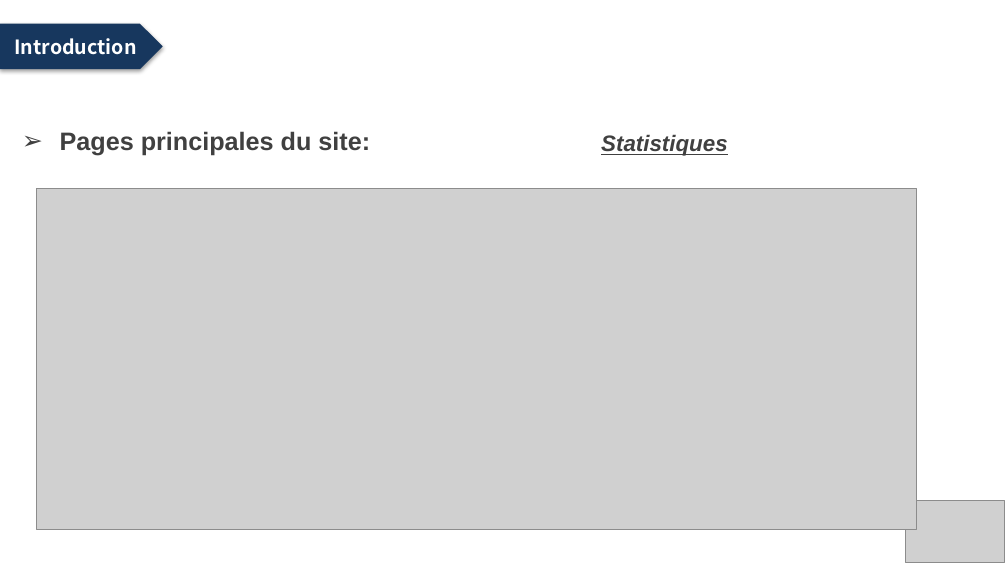
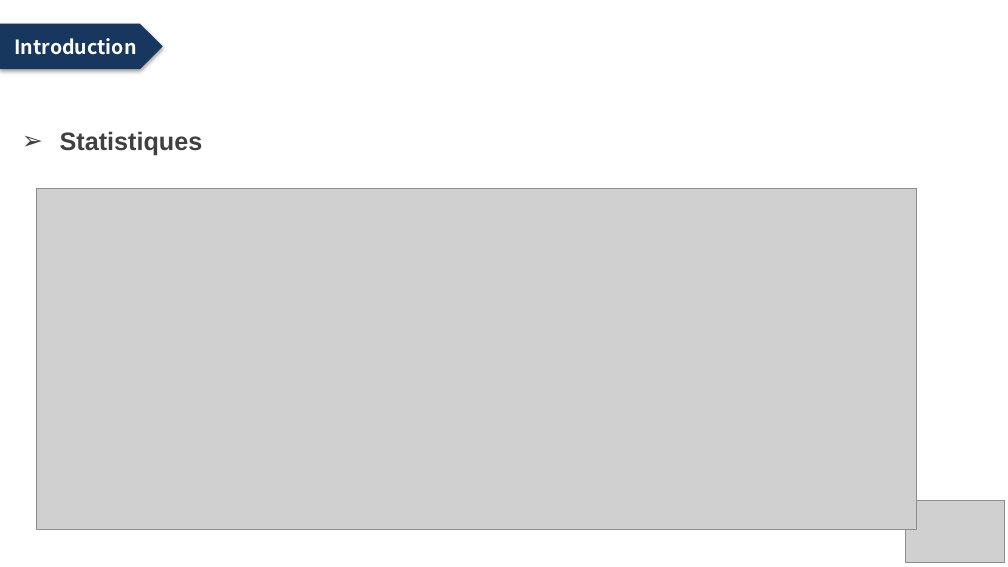
Before and after one commit to zeknoun/yourjob1, a slide deck: slide 6 of Presentation_projetV2.pptx. Drawn at 1008x567 pixels with LibreOffice and Linux fonts; fonts in the diff are those of the drawing; grey boxes stand for pictures; background and template pictures are left out. Boxes give left, top, right and bottom in pixels: in the first picture for what was removed or moved away, otherwise in the second. Text is boxed around its words. In the diff, an @@ line names an element or a change of style, - is before the commit and + after.

```diff
--- a/Presentation_projetV2.pptx
+++ b/Presentation_projetV2.pptx
@@ title at bbox=[60, 131, 203, 156]: text changed @@
-➢ Pages principales du site:
+➢ Statistiques
@@ text removed at bbox=[601, 134, 728, 156] @@
-Statistiques
```
Also in this commit, not shown: 11 other slides changed.
